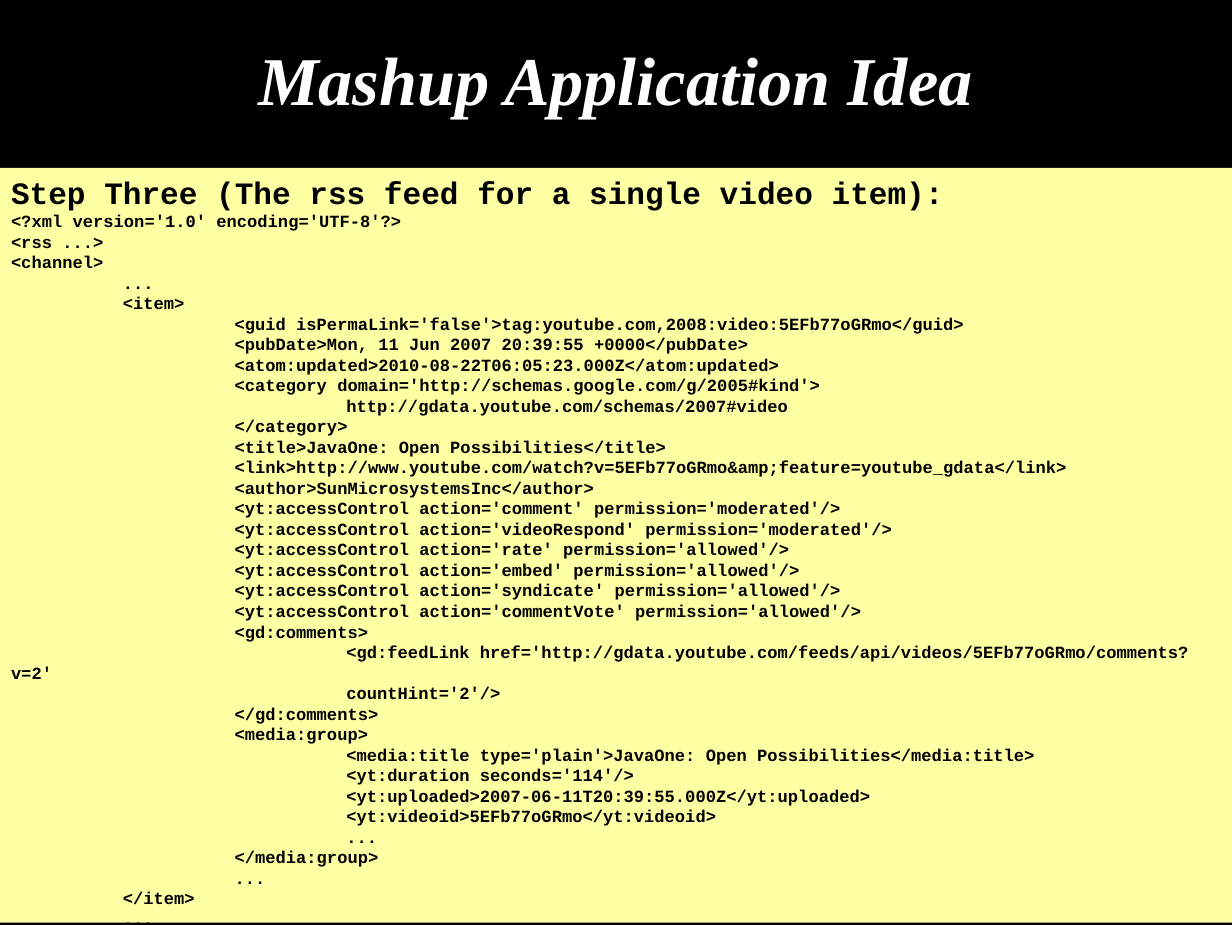
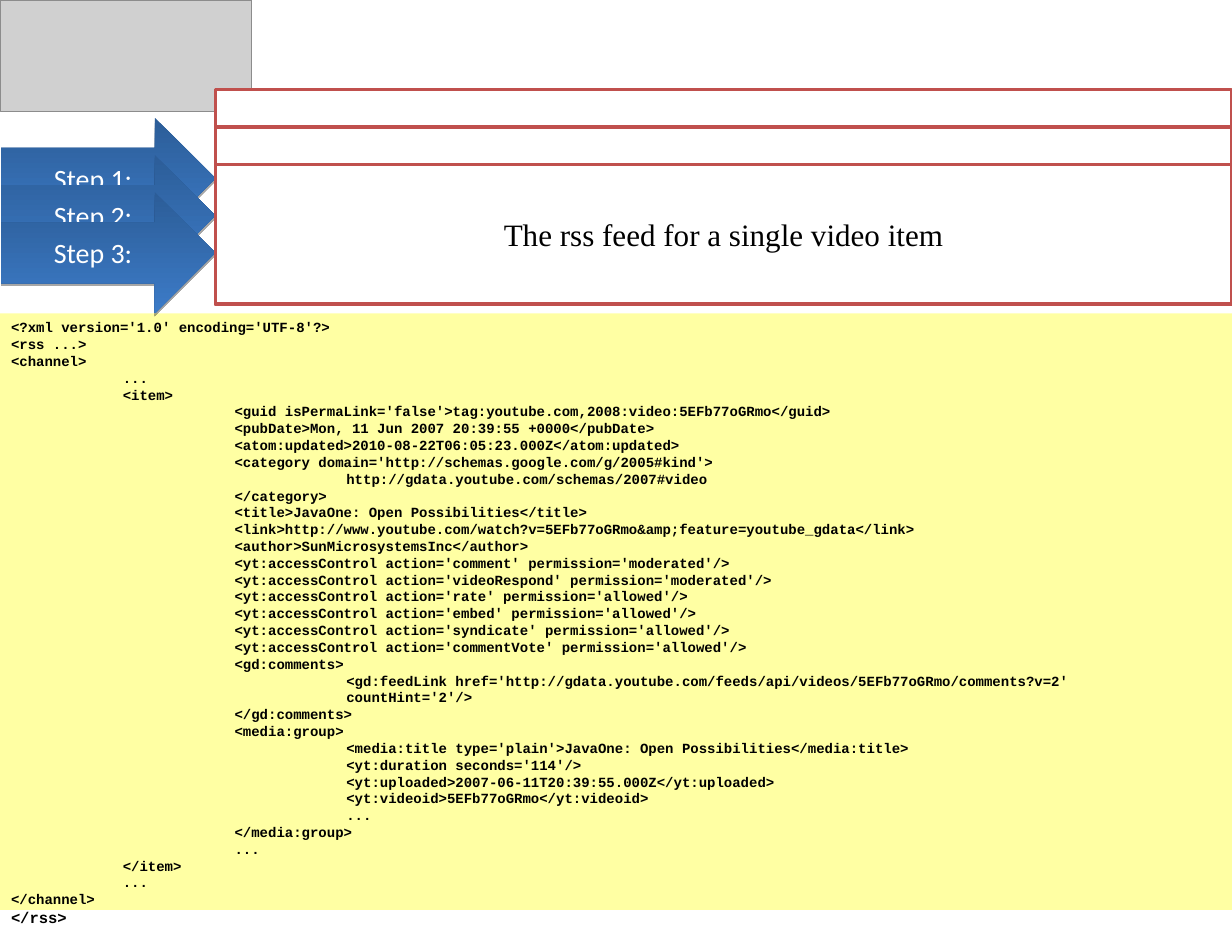
Before and after one commit to demo007/mashups4jsf, a slide deck: slide 20 of overview-architecture/JavaOne-2010/S314070_BURNS_SALEH_MASHUPS.odp (slide 19 before the commit). Drawn at 1232x925 pixels with LibreOffice and Linux fonts; fonts in the diff are those of the drawing; grey boxes stand for pictures. Boxes give left, top, right and bottom in pixels: in the first picture for what was removed or moved away, otherwise in the second. Text is boxed around its words. In the diff, an @@ line names an element or a change of style, - is before the commit and + after.

Commit message:
modifying the styles.

```diff
--- a/overview-architecture/JavaOne-2010/S314070_BURNS_SALEH_MASHUPS.odp
+++ b/overview-architecture/JavaOne-2010/S314070_BURNS_SALEH_MASHUPS.odp
@@ background #000000 to #FFFFFF @@
@@ picture added at [0, 0, 252, 112] @@
@@ title removed at [61, 1, 1171, 155] @@
-Mashup Application Idea
@@ rectangle added at [216, 89, 1232, 285], fill #FFFFFF, outline #C0504D 2.01 pt, 20 pt, text #000000 @@
+Go to the youTube API documentation site for getting the REST search URL and search parameters: http://code.google.com/apis/youtube/2.0/developers_guide_protocol_api_query_parameters.html
@@ freeform shape added at [1, 117, 216, 238], fill gradient #2C5D98 to #3C7BC7, 18 pt, text #FFFFFF @@
+Step 1:
@@ rectangle added at [216, 127, 1232, 304], fill #FFFFFF, outline #C0504D 2.01 pt, 20 pt, text #000000, bold @@
+Open a URL Connection to the youTube Search URL:
+http://gdata.youtube.com/feeds/api/videos?alt=rss&v=2&max-results=5&q=#{param}
@@ freeform shape added at [1, 155, 216, 276], fill gradient #2C5D98 to #3C7BC7, 18 pt, text #FFFFFF @@
+Step 2:
@@ rectangle added at [216, 164, 1232, 304], fill #FFFFFF, outline #C0504D 2.01 pt, 20 pt, text #000000 @@
+The rss feed for a single video item
@@ freeform shape added at [1, 192, 216, 313], fill gradient #2C5D98 to #3C7BC7, 18 pt, text #FFFFFF @@
+Step 3:
@@ text in rectangle at [11, 181, 944, 211]: paragraph removed @@
-Step Three (The rss feed for a single video item):
@@ rectangle "<?xml version='1.0' encoding='UTF-8'?>": place and size @@
-rectangle "<?xml version='1.0' encoding='UTF-8'?>" at [0, 168, 1232, 922]
+rectangle "<?xml version='1.0' encoding='UTF-8'?>" at [0, 313, 1232, 909]
@@ rectangle "<?xml version='1.0' encoding='UTF-8'?>" at [0, 313, 1232, 909]: size 11 to 9 pt; size 12 to 10 pt in "</rss>" @@
```
Also in this commit, not shown: 8 other slides changed, 5 slides added, 1 slide removed.
